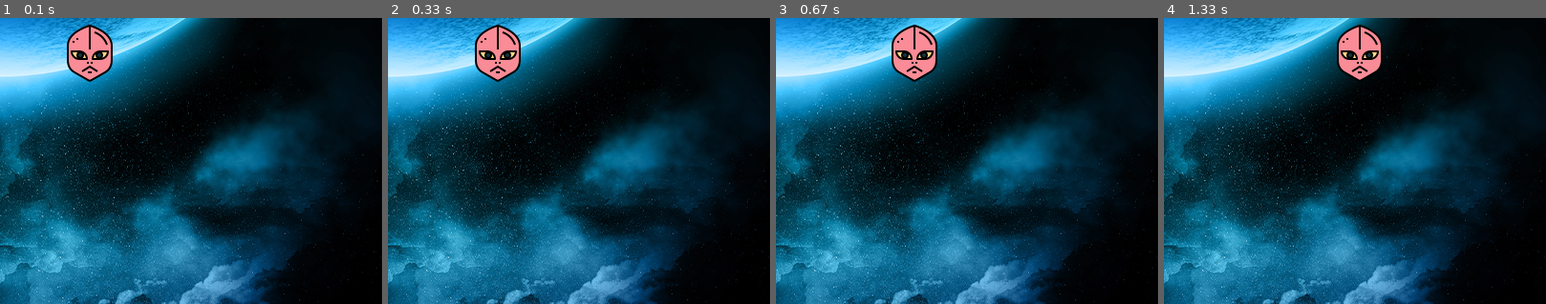
Above: before the commit, frames 1-4 (left to right).
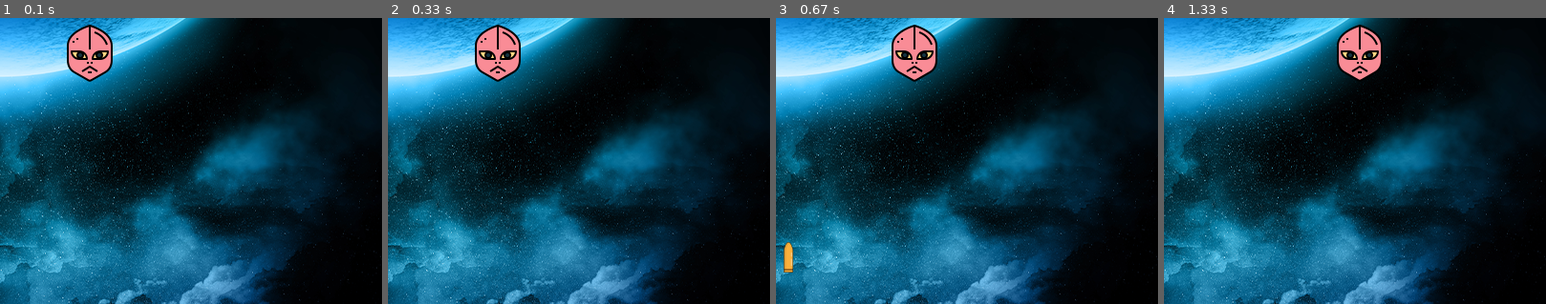
Above: after the commit, the same moments.

Repository: amithaisuru/freecodecamp-pygame-spaceInvador
Game: pygame game, started from main.py
Two runs of this game, one before a commit and one after it. Both use one fixed random seed, a clock stepped at 60 frames per second and the inputs below.
Inputs:
- Up to frame 1 (0.1 s): no input
- Up to frame 2 (0.33 s): no input
- Up to frame 3 (0.67 s): tap Space at 0.33 s
- Up to frame 4 (1.33 s): hold Right 0.67-1.13 s; tap Space at 0.73, 1.03, 1.23 s; hold Right from 1.17 s (still down)
The pictures show only the part of the screen within x 49-99%, y 14-64%; the shares and areas given below are measured in that part.

Frames 1-2 are identical in both runs. In frame 3, 0.3% of the frame differs, in the area x 2-5%, y 78-89%; in frame 4, nothing differs.

Commit message:
one bullet fire added

Diff:
--- a/main.py
+++ b/main.py
@@ -34,6 +34,19 @@
 def enemy(x,y):
     screen.blit(enemyImg, (x,y))
 
+
+#bullet
+bulletImg = pygame.image.load('assets/bullet.png')
+bulletX = playerX
+bulletY = playerY
+bulletYOffset = 10
+bulletState = "ready" #ready - we can't see on the screen, fire - we can see on the screen
+
+def fireBullet(x,y):
+    global bulletState
+    bulletState = "fire"
+    screen.blit(bulletImg, (x+16, y+10))
+
 playerXChange = 0 #pixels
 enemyXChange = enemyXOffset #pixels
 #game loop
@@ -54,12 +67,14 @@
                 playerXChange = -playerXOffset
             if event.key == pygame.K_RIGHT:
                 playerXChange = playerXOffset
+            if event.key == pygame.K_SPACE:
+                fireBullet(bulletX, bulletY)
         if event.type == pygame.KEYUP: #is a key released
             if event.key == pygame.K_LEFT or event.key == pygame.K_RIGHT:
                 playerXChange = 0
 
+    #player
     playerX += playerXChange
-
     #check player boundary
     if playerX < 0:
         playerXChange = 0
@@ -67,8 +82,8 @@
         playerXChange = 0
     player(playerX, playerY)
 
+    #enemy
     enemyX += enemyXChange
-
     #check enemy boundary
     if enemyX < 0:
         enemyXChange = enemyXOffset
@@ -76,8 +91,11 @@
     if enemyX+64 > WIDTH: #64 is player image width
         enemyXChange = -enemyXOffset
         enemyY+=enemyYOffset
-
     enemy(enemyX, enemyY)
 
+    #bullet
+    if bulletState is "fire":
+        fireBullet(bulletX, bulletY)
+        bulletY -= bulletYOffset
 
     pygame.display.update()
Binary file added: assets/bullet.png
